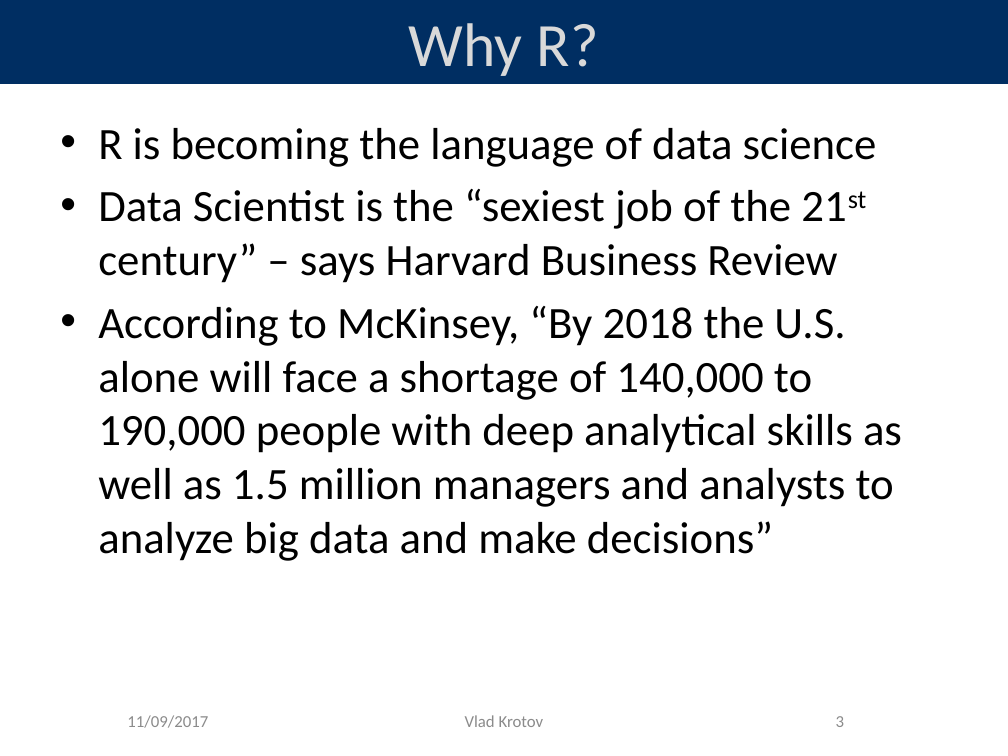
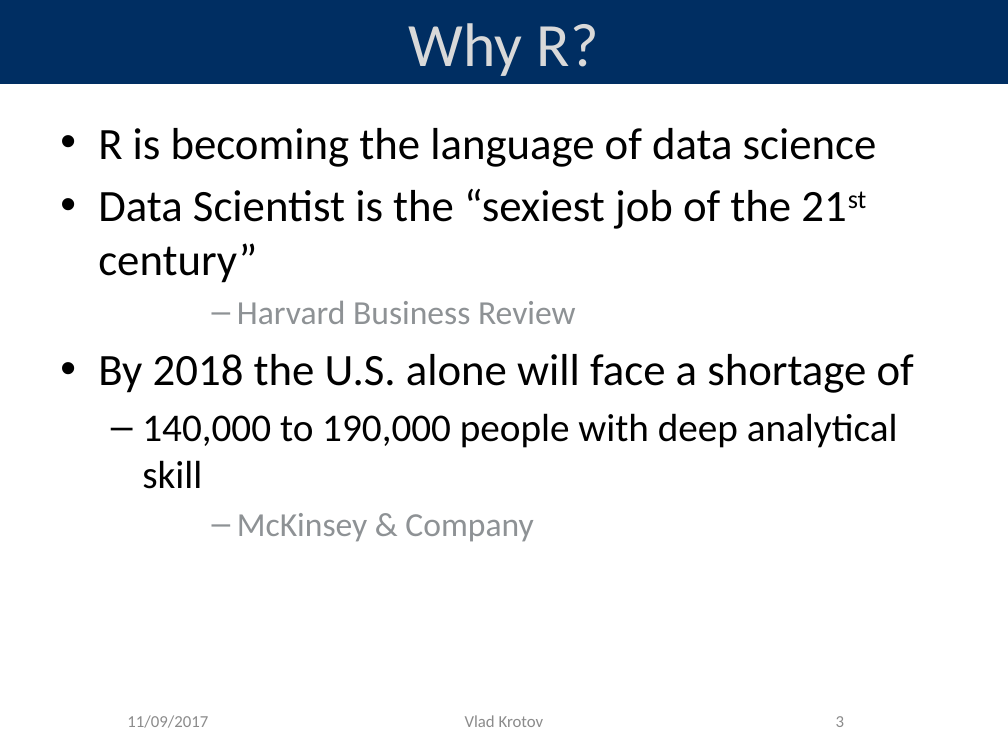
Before and after one commit to vladkrotov/RTutorial, a slide deck: slide 3 of RTutorial_Presentation.pptx. Drawn at 1008x756 pixels with LibreOffice and Linux fonts; fonts in the diff are those of the drawing; background and template pictures are left out. Boxes give left, top, right and bottom in pixels: in the first picture for what was removed or moved away, otherwise in the second. Text is boxed around its words. In the diff, an @@ line names an element or a change of style, - is before the commit and + after.

```diff
--- a/RTutorial_Presentation.pptx
+++ b/RTutorial_Presentation.pptx
@@ text at [98, 189, 914, 542]: text changed @@
-• Data Scientist is the “sexiest job of the 21st century” – says Harvard Business Review
-• According to McKinsey, “By 2018 the U.S. alone will face a shortage of 140,000 to 190,000 people with deep analytical skills as well as 1.5 million managers and analysts to analyze big data and make decisions”
+• Data Scientist is the “sexiest job of the 21st century”
+      – Harvard Business Review
+• By 2018 the U.S. alone will face a shortage of
+  – 140,000 to 190,000 people with deep analytical skill
+      – McKinsey & Company
```
Also in this commit, not shown: 1 other slide changed.
